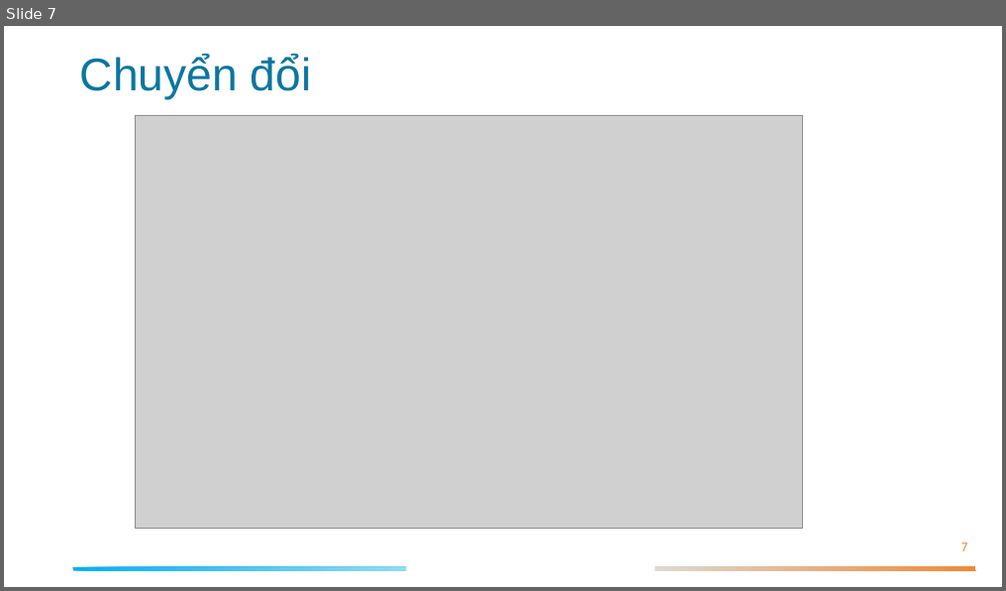
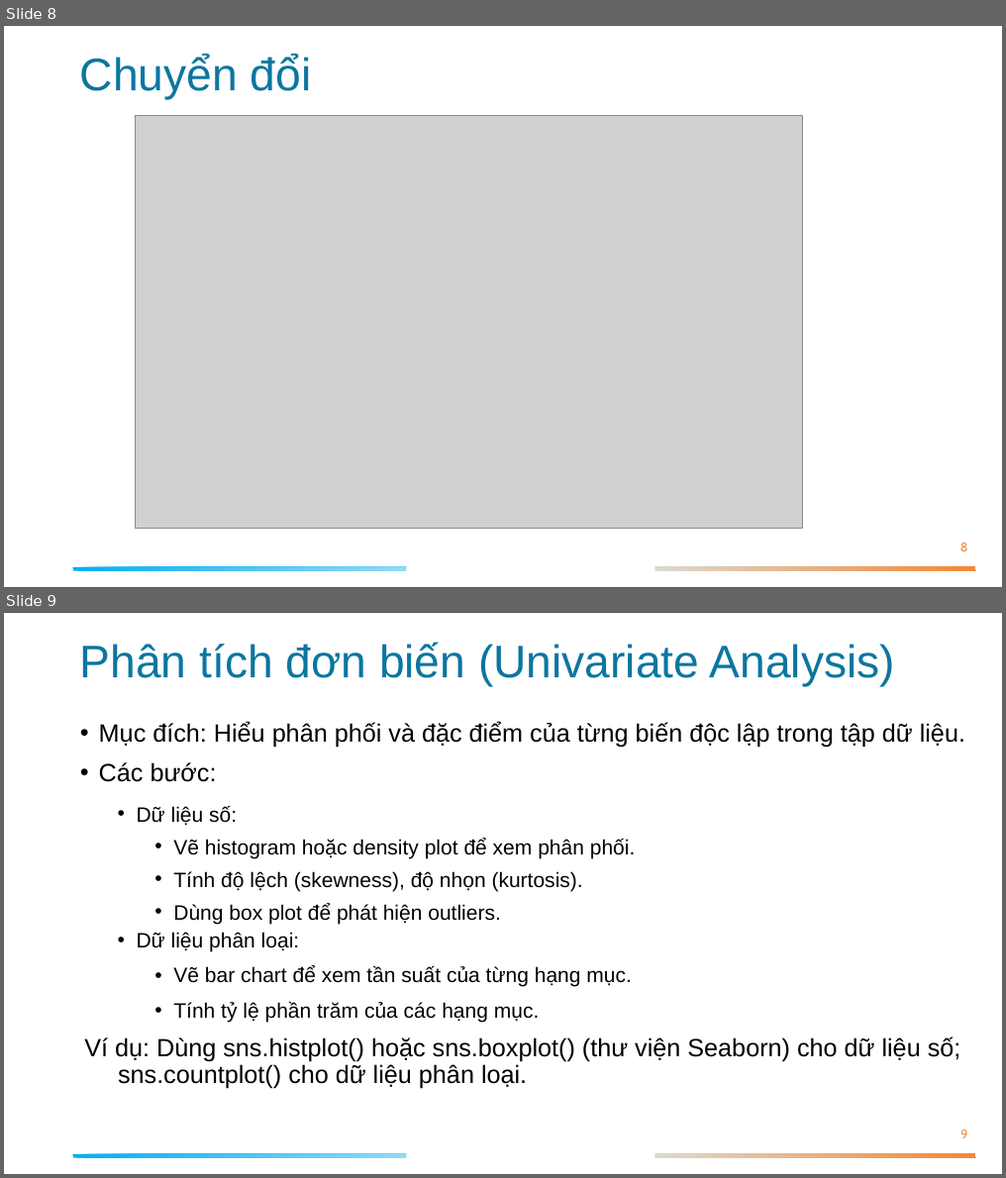
Before and after one commit to hoangducanh1865/Falcon-Class, a slide deck: Slide/Lesson 4/Data preprocessing.pptx. Shown one above the other, each under a label of ours: slide 7 before the commit, slides 8 and 9 after it. The pictures are 1006x591 and 1006x1178 pixels, drawn with LibreOffice and Linux fonts; fonts in the diff are those of the drawing; grey boxes stand for pictures. Boxes give left, top, right and bottom in pixels: in the first picture for what was removed or moved away, otherwise in the second. Text is boxed around its words. In the diff, an @@ line names an element or a change of style, - is before the commit and + after.

```diff
--- a/Slide/Lesson 4/Data preprocessing.pptx
+++ b/Slide/Lesson 4/Data preprocessing.pptx
@@ slide 9 added at (x1=4, y1=613, x2=1002, y2=1174), background #FFFFFF; not listed: 2 template elements that a slide beside it also shows @@
@@ title added at (x1=80, y1=642, x2=895, y2=687), 44 pt, text #0B76A0 @@
+Phân tích đơn biến (Univariate Analysis)
@@ text added at (x1=84, y1=722, x2=965, y2=1089), 20 pt, text #000000 @@
+• Mục đích: Hiểu phân phối và đặc điểm của từng biến độc lập trong tập dữ liệu.
+• Các bước:
+  • Dữ liệu số:
+    • Vẽ histogram hoặc density plot để xem phân phối.
+    • Tính độ lệch (skewness), độ nhọn (kurtosis).
+    • Dùng box plot để phát hiện outliers.
+  • Dữ liệu phân loại:
+    • Vẽ bar chart để xem tần suất của từng hạng mục.
+    • Tính tỷ lệ phần trăm của các hạng mục.
+  Ví dụ: Dùng sns.histplot() hoặc sns.boxplot() (thư viện Seaborn) cho dữ liệu số; sns.countplot() cho dữ liệu phân loại.
@@ page number added at (x1=960, y1=1130, x2=967, y2=1139), 12 pt, text #F68633 @@
+9
@@ what was slide 7 is now slide 8 @@
@@ page number at (x1=960, y1=543, x2=968, y2=552): text changed @@
-7
+8
```
Also in this commit, not shown: 2 other slides added, 1 other file.
